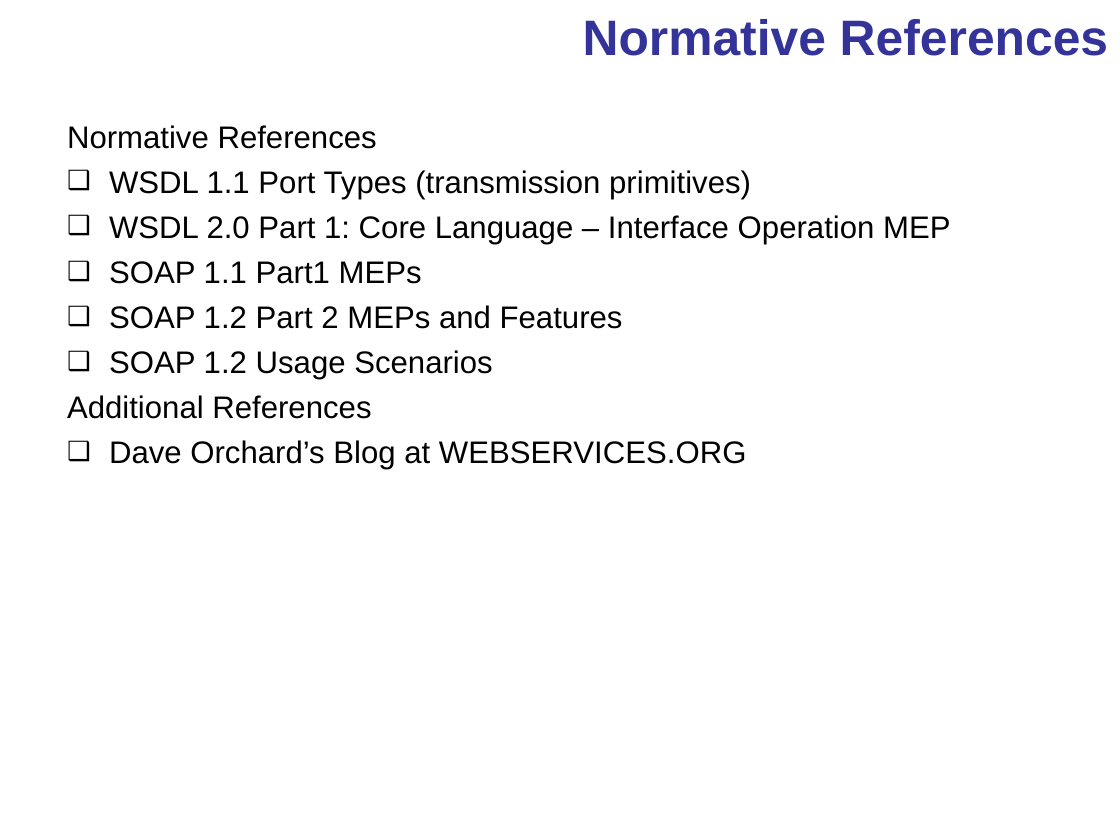
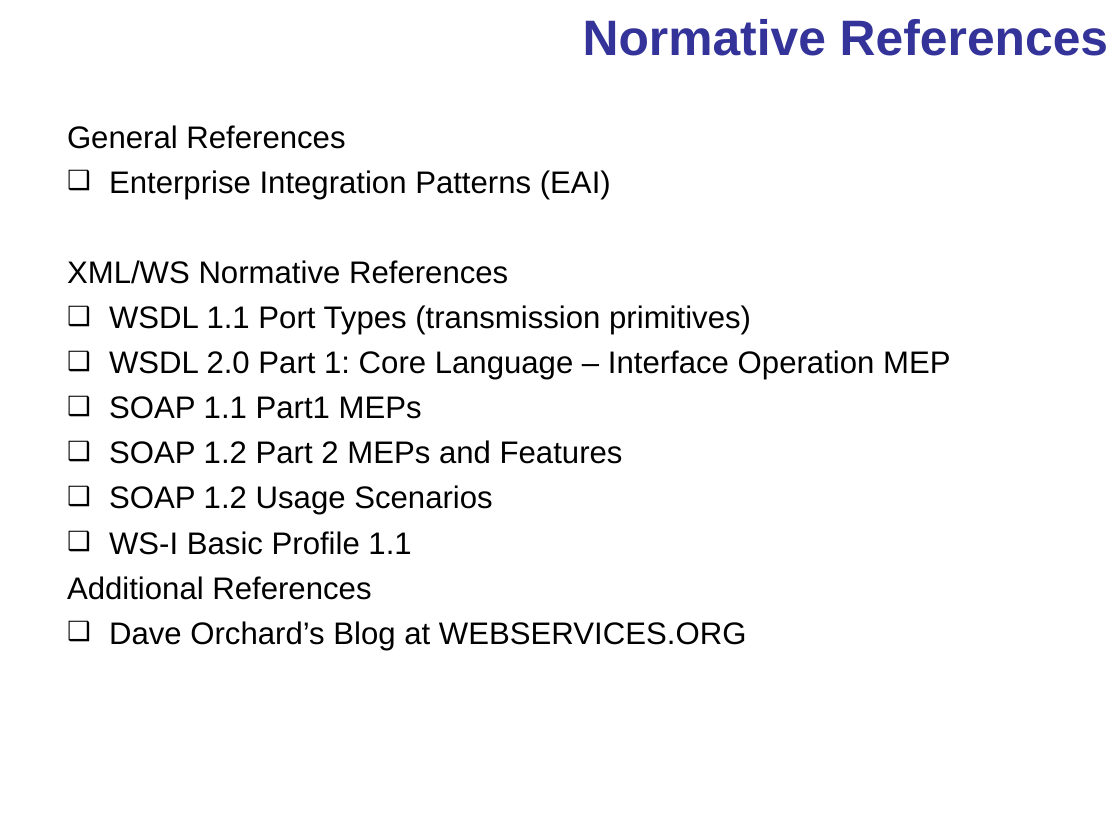
Before and after one commit to tmforum/Integration-Program-TIP---sandbox, a slide deck: slide 10 of jeromem/TIP_ServiceInterfaceOperationAndMep.ppt (slide 8 before the commit). Drawn at 1120x840 pixels with LibreOffice and Linux fonts; fonts in the diff are those of the drawing; background and template pictures are left out. Boxes give left, top, right and bottom in pixels: in the first picture for what was removed or moved away, otherwise in the second. Text is boxed around its words. In the diff, an @@ line names an element or a change of style, - is before the commit and + after.

```diff
--- a/jeromem/TIP_ServiceInterfaceOperationAndMep.ppt
+++ b/jeromem/TIP_ServiceInterfaceOperationAndMep.ppt
@@ text at <box>67,125,611,284</box>: text changed @@
-Normative References
+General References
+❑ Enterprise Integration Patterns (EAI)
+XML/WS Normative References
@@ text at <box>109,531,411,555</box>: paragraph added @@
+❑ WS-I Basic Profile 1.1
```
Also in this commit, not shown: 1 other slide changed, 3 slides added, 1 slide removed, 21 other files.
